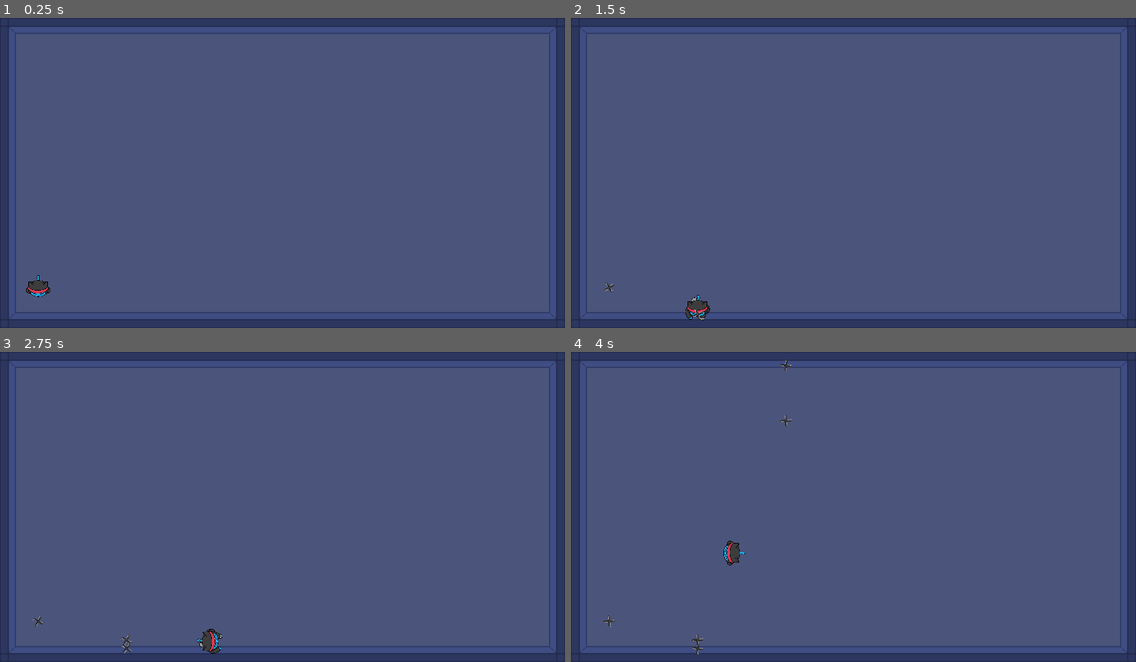
Above: before the commit, frames 1-4 (two rows, left to right).
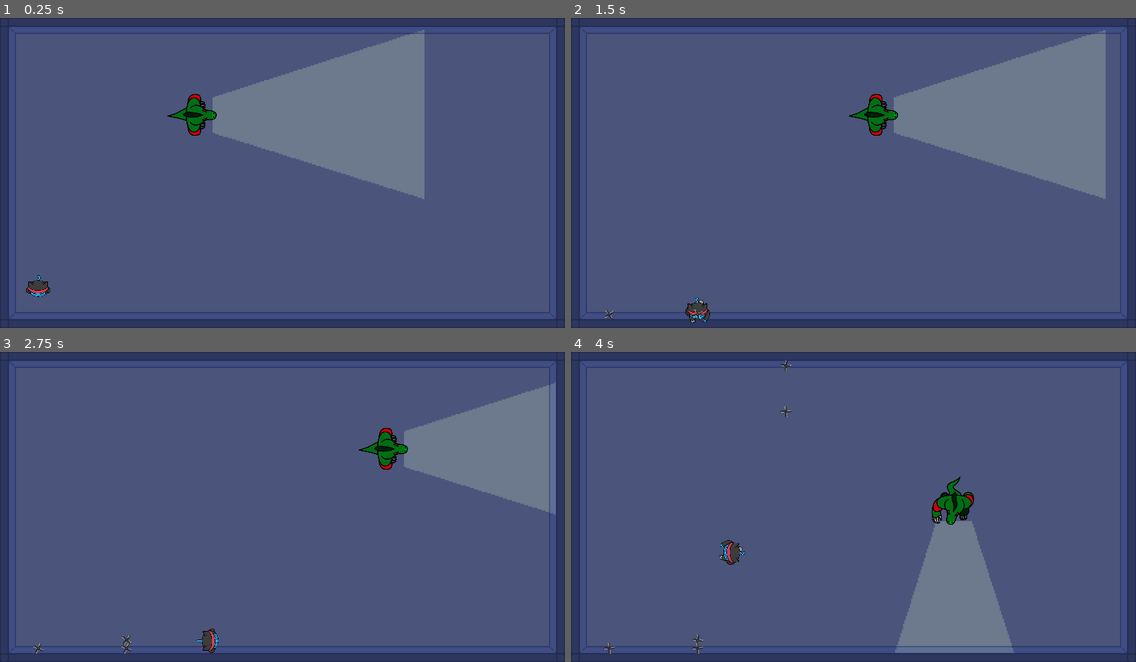
Above: after the commit, the same moments.

Repository: MarcosCastelo/kory-the-game
Game: Godot game, scene res://Game.tscn
The game is run twice, just before and just after one commit, with the same random seed, the same clock (stepped at 60 frames per second) and the same inputs.
Inputs:
- Up to frame 1 (0.25 s): no input
- Up to frame 2 (1.5 s): hold Right (ui_right) 0.53-1.28 s; hold Z (ui_shuriken) 0.53-1.28 s; hold Down (ui_down) from 1.28 s (still down); tap Z (ui_shuriken) at 1.35 s
- Up to frame 3 (2.75 s): release Down (ui_down) at 2.03 s; hold Right (ui_right) from 2.03 s (still down); hold Z (ui_shuriken) from 2.03 s (still down)
- Up to frame 4 (4 s): release Right (ui_right) at 2.78 s; release Z (ui_shuriken) at 2.78 s; hold Up (ui_up) 2.78-3.53 s; tap Z (ui_shuriken) at 2.85 s; hold Left (ui_left) from 3.53 s (still down); hold Z (ui_shuriken) from 3.53 s (still down)

The runs differ from the first frame. In frame 1, 13% of the frame differs, in the area x 6-76%, y 3-85%; in frame 2, 13%, in the area x 5-95%, y 3-99%; in frame 3, 7.9%; in frame 4, 6.6%.
Error before the commit: Invalid operands 'Nil' and 'int' in operator '*'. (res://shuriken/scripts/shuriken.gd:13)

Commit message:
Jacaré implementado com visão utilizando raycast

Diff:
--- a/Game.tscn
+++ b/Game.tscn
@@ -1,40 +1,66 @@
-[gd_scene load_steps=12 format=2]
-
-[ext_resource path="res://kury/Player.tscn" type="PackedScene" id=1]
-[ext_resource path="res://tiles/tileset.png" type="Texture" id=2]
+[gd_scene load_steps=21 format=2]
+
+[ext_resource path="res://tiles/tileset.png" type="Texture" id=1]
+[ext_resource path="res://kury/Player.tscn" type="PackedScene" id=2]
+[ext_resource path="res://enemys/Enemy.tscn" type="PackedScene" id=3]
+
+[sub_resource type="OccluderPolygon2D" id=10]
+polygon = PoolVector2Array( 32, 32, 32, 32, 32, 64, 32, 96, 0, 96, 0, 64, 0, 0, 96, 0, 96, 32 )
 
 [sub_resource type="ConvexPolygonShape2D" id=1]
 points = PoolVector2Array( 32, 32, 32, 96, 0, 96, 0, 0, 96, 0, 96, 32 )
 
+[sub_resource type="OccluderPolygon2D" id=11]
+polygon = PoolVector2Array( 0, 32, 64, 32, 96, 32, 96, 0, 0, 0 )
+
 [sub_resource type="ConvexPolygonShape2D" id=2]
 points = PoolVector2Array( 0, 0, 96, 0, 96, 32, 0, 32 )
 
+[sub_resource type="OccluderPolygon2D" id=12]
+polygon = PoolVector2Array( 0, 32, 64, 32, 64, 96, 96, 96, 96, 0, 0, 0 )
+
 [sub_resource type="ConvexPolygonShape2D" id=3]
 points = PoolVector2Array( 0, 0, 96, 0, 96, 96, 64, 96, 64, 32, 0, 32 )
 
+[sub_resource type="OccluderPolygon2D" id=13]
+polygon = PoolVector2Array( 32, 96, 0, 96, 0, 0, 32, 0 )
+
 [sub_resource type="ConvexPolygonShape2D" id=4]
 points = PoolVector2Array( 32, 0, 32, 96, 0, 96, 0, 0 )
 
+[sub_resource type="OccluderPolygon2D" id=14]
+polygon = PoolVector2Array( 64, 0, 96, 0, 96, 96, 64, 96 )
+
 [sub_resource type="ConvexPolygonShape2D" id=5]
 points = PoolVector2Array( 96, 0, 96, 96, 64, 96, 64, 0 )
 
+[sub_resource type="OccluderPolygon2D" id=15]
+polygon = PoolVector2Array( 96, 64, 96, 96, 0, 96, 0, 0, 32, 0, 32, 64 )
+
 [sub_resource type="ConvexPolygonShape2D" id=6]
 points = PoolVector2Array( 96, 64, 96, 96, 0, 96, 0, 32, 0, 0, 32, 0, 32, 64 )
 
+[sub_resource type="OccluderPolygon2D" id=16]
+polygon = PoolVector2Array( 96, 64, 96, 96, 32, 96, 0, 96, 0, 64 )
+
 [sub_resource type="ConvexPolygonShape2D" id=7]
 points = PoolVector2Array( 96, 64, 96, 64, 96, 64, 96, 96, 0, 96, 0, 64 )
 
+[sub_resource type="OccluderPolygon2D" id=17]
+polygon = PoolVector2Array( 64, 0, 96, 0, 96, 96, 0, 96, 0, 64, 64, 64 )
+
 [sub_resource type="ConvexPolygonShape2D" id=8]
 points = PoolVector2Array( 96, 0, 96, 96, 0, 96, 0, 64, 64, 64, 64, 0 )
 
 [sub_resource type="TileSet" id=9]
 0/name = "tileset.png 0"
-0/texture = ExtResource( 2 )
+0/texture = ExtResource( 1 )
 0/tex_offset = Vector2( 0, 0 )
 0/modulate = Color( 1, 1, 1, 1 )
 0/region = Rect2( 0, 0, 96, 96 )
 0/tile_mode = 0
 0/occluder_offset = Vector2( 0, 0 )
+0/occluder = SubResource( 10 )
 0/navigation_offset = Vector2( 0, 0 )
 0/shapes = [ {
 "autotile_coord": Vector2( 0, 0 ),
@@ -45,12 +71,13 @@
 } ]
 0/z_index = 0
 1/name = "tileset.png 1"
-1/texture = ExtResource( 2 )
+1/texture = ExtResource( 1 )
 1/tex_offset = Vector2( 0, 0 )
 1/modulate = Color( 1, 1, 1, 1 )
 1/region = Rect2( 96, 0, 96, 96 )
 1/tile_mode = 0
 1/occluder_offset = Vector2( 0, 0 )
+1/occluder = SubResource( 11 )
 1/navigation_offset = Vector2( 0, 0 )
 1/shapes = [ {
 "autotile_coord": Vector2( 0, 0 ),
@@ -61,12 +88,13 @@
 } ]
 1/z_index = 0
 2/name = "tileset.png 2"
-2/texture = ExtResource( 2 )
+2/texture = ExtResource( 1 )
 2/tex_offset = Vector2( 0, 0 )
 2/modulate = Color( 1, 1, 1, 1 )
 2/region = Rect2( 192, 0, 96, 96 )
 2/tile_mode = 0
 2/occluder_offset = Vector2( 0, 0 )
+2/occluder = SubResource( 12 )
 2/navigation_offset = Vector2( 0, 0 )
 2/shapes = [ {
 "autotile_coord": Vector2( 0, 0 ),
@@ -77,12 +105,13 @@
 } ]
 2/z_index = 0
 3/name = "tileset.png 3"
-3/texture = ExtResource( 2 )
+3/texture = ExtResource( 1 )
 3/tex_offset = Vector2( 0, 0 )
 3/modulate = Color( 1, 1, 1, 1 )
 3/region = Rect2( 0, 96, 96, 96 )
 3/tile_mode = 0
 3/occluder_offset = Vector2( 0, 0 )
+3/occluder = SubResource( 13 )
 3/navigation_offset = Vector2( 0, 0 )
 3/shapes = [ {
 "autotile_coord": Vector2( 0, 0 ),
@@ -103,12 +132,13 @@
 4/shapes = [  ]
 4/z_index = 0
 5/name = "tileset.png 5"
-5/texture = ExtResource( 2 )
+5/texture = ExtResource( 1 )
 5/tex_offset = Vector2( 0, 0 )
 5/modulate = Color( 1, 1, 1, 1 )
 5/region = Rect2( 192, 96, 96, 96 )
 5/tile_mode = 0
 5/occluder_offset = Vector2( 0, 0 )
+5/occluder = SubResource( 14 )
 5/navigation_offset = Vector2( 0, 0 )
 5/shapes = [ {
 "autotile_coord": Vector2( 0, 0 ),
@@ -119,12 +149,13 @@
 } ]
 5/z_index = 0
 6/name = "tileset.png 6"
-6/texture = ExtResource( 2 )
+6/texture = ExtResource( 1 )
 6/tex_offset = Vector2( 0, 0 )
 6/modulate = Color( 1, 1, 1, 1 )
 6/region = Rect2( 0, 192, 96, 96 )
 6/tile_mode = 0
 6/occluder_offset = Vector2( 0, 0 )
+6/occluder = SubResource( 15 )
 6/navigation_offset = Vector2( 0, 0 )
 6/shapes = [ {
 "autotile_coord": Vector2( 0, 0 ),
@@ -135,12 +166,13 @@
 } ]
 6/z_index = 0
 7/name = "tileset.png 7"
-7/texture = ExtResource( 2 )
+7/texture = ExtResource( 1 )
 7/tex_offset = Vector2( 0, 0 )
 7/modulate = Color( 1, 1, 1, 1 )
 7/region = Rect2( 96, 192, 96, 96 )
 7/tile_mode = 0
 7/occluder_offset = Vector2( 0, 0 )
+7/occluder = SubResource( 16 )
 7/navigation_offset = Vector2( 0, 0 )
 7/shapes = [ {
 "autotile_coord": Vector2( 0, 0 ),
@@ -151,12 +183,13 @@
 } ]
 7/z_index = 0
 8/name = "tileset.png 8"
-8/texture = ExtResource( 2 )
+8/texture = ExtResource( 1 )
 8/tex_offset = Vector2( 0, 0 )
 8/modulate = Color( 1, 1, 1, 1 )
 8/region = Rect2( 192, 192, 96, 96 )
 8/tile_mode = 0
 8/occluder_offset = Vector2( 0, 0 )
+8/occluder = SubResource( 17 )
 8/navigation_offset = Vector2( 0, 0 )
 8/shapes = [ {
 "autotile_coord": Vector2( 0, 0 ),
@@ -168,9 +201,6 @@
 8/z_index = 0
 
 [node name="Game" type="Node2D"]
-
-[node name="Player" parent="." instance=ExtResource( 1 )]
-position = Vector2( 130.131, 917.76 )
 
 [node name="TileMap" type="TileMap" parent="."]
 tile_set = SubResource( 9 )
@@ -180,3 +210,12 @@
 collision_mask = 3
 format = 1
 tile_data = PoolIntArray( 0, 0, 0, 1, 1, 0, 2, 1, 0, 3, 1, 0, 4, 1, 0, 5, 1, 0, 6, 1, 0, 7, 1, 0, 8, 1, 0, 9, 1, 0, 10, …(2877 unchanged characters)…
+
+[node name="Player" parent="." instance=ExtResource( 2 )]
+position = Vector2( 130.131, 917.76 )
+z_index = 0
+
+[node name="Enemy" parent="." instance=ExtResource( 3 )]
+position = Vector2( 579.293, 328.366 )
+scale = Vector2( 1.5, 1.5 )
+points = [ Vector2( 0, 0 ), Vector2( 500, 0 ), Vector2( 500, 500 ), Vector2( 0, 500 ) ]
--- /dev/null
+++ b/enemys/Enemy.gd
@@ -0,0 +1,62 @@
+extends Node2D
+
+export(Array, Vector2) var points
+var ponto_atual = 0
+var ponto_proximo = 1
+var speed = 300
+var movendo = true
+var x
+onready var enemyBody = get_node("EnemyBody")
+onready var timer = get_node("Timer")
+onready var raycast = get_node("EnemyBody/RayCast2D")
+onready var player = get_parent().get_node("Player/PlayerBody")
+var ray = false
+
+
+func _ready():
+	x = points[ponto_proximo] - points[ponto_atual]
+	x = x.normalized()
+	set_process(true)
+
+
+# warning-ignore:unused_argument
+func _process(delta):
+	if ray:
+		change_rotation(player)
+		if raycast.is_colliding():
+			if raycast.get_collider() == player :
+				ray = false
+				print("morreu")
+
+
+
+
+	if movendo:
+		enemyBody.get_node("AnimatedSprite").play("walk")
+		enemyBody.move_and_slide(x * speed)
+		enemyBody.rotation_degrees = rad2deg(x.angle()) - 90
+		if enemyBody.position.distance_to(points[ponto_proximo]) < 20 :
+			ponto_atual = ponto_proximo
+			ponto_proximo += 1
+			if points.size() == ponto_proximo:
+				ponto_proximo = 0
+			enemyBody.get_node("AnimatedSprite").play("idle")
+			movendo = false
+			x = points[ponto_proximo] - points[ponto_atual]
+			x = x.normalized()
+			timer.start()
+
+
+func _on_Timer_timeout():
+	movendo = true
+
+func _on_Area2D_body_entered(body):
+	if body.name == "PlayerBody":
+		ray = true
+		raycast.cast_to = Vector2(550,0)
+		change_rotation(body)
+
+
+
+func change_rotation(target):
+	raycast.rotation_degrees = rad2deg(enemyBody.get_angle_to(target.global_position))
--- a/enemys/Enemy.tscn
+++ b/enemys/Enemy.tscn
@@ -1,35 +1,68 @@
-[gd_scene load_steps=7 format=2]
+[gd_scene load_steps=9 format=2]
 
-[ext_resource path="res://enemys/sprites/run/kury1.png" type="Texture" id=1]
-[ext_resource path="res://enemys/sprites/run/kury2.png" type="Texture" id=2]
-[ext_resource path="res://enemys/sprites/run/kury3.png" type="Texture" id=3]
+[ext_resource path="res://enemys/Enemy.gd" type="Script" id=1]
+[ext_resource path="res://enemys/sprites/run/jacare2.png" type="Texture" id=2]
+[ext_resource path="res://enemys/sprites/run/jacare1.png" type="Texture" id=3]
+[ext_resource path="res://enemys/sprites/run/jacare3.png" type="Texture" id=4]
+[ext_resource path="res://light/light.png" type="Texture" id=5]
 
-[sub_resource type="CircleShape2D" id=1]
-
-[sub_resource type="CanvasItemMaterial" id=2]
-blend_mode = 2
+[sub_resource type="CircleShape2D" id=5]
+radius = 45.0
 
 [sub_resource type="SpriteFrames" id=3]
 animations = [ {
-"frames": [  ],
+"frames": [ ExtResource( 2 ) ],
 "loop": true,
 "name": "idle",
 "speed": 5.0
 }, {
-"frames": [ ExtResource( 1 ), ExtResource( 2 ), ExtResource( 3 ) ],
+"frames": [ ExtResource( 3 ), ExtResource( 2 ), ExtResource( 4 ) ],
 "loop": true,
 "name": "walk",
 "speed": 5.0
 } ]
 
+[sub_resource type="OccluderPolygon2D" id=4]
+polygon = PoolVector2Array( -14.4078, -41.0549, 0.0520706, -44.6698, 17.2232, -40.8289, 45.6911, -36.7621, 48.1764, -14.3944, 60.3769, 6.39163, 47.7245, 13.1697, 34.6202, 27.8555, 9.54137, 36.8929, -6.95193, 37.3448, -24.349, 33.052, -41.2942, 18.3662, -60.2727, 9.78066, -51.9131, -9.6498, -49.8797, -35.4065, -30.9011, -37.6658 )
+
 [node name="Enemy" type="Node2D"]
+script = ExtResource( 1 )
+points = [ Vector2( 0, 0 ) ]
 
-[node name="KinematicBody2D" type="KinematicBody2D" parent="."]
+[node name="EnemyBody" type="KinematicBody2D" parent="."]
+collision_layer = 3
+collision_mask = 3
 
-[node name="CollisionShape2D" type="CollisionShape2D" parent="KinematicBody2D"]
-shape = SubResource( 1 )
+[node name="CollisionShape2D" type="CollisionShape2D" parent="EnemyBody"]
+shape = SubResource( 5 )
 
-[node name="AnimatedSprite" type="AnimatedSprite" parent="KinematicBody2D"]
-material = SubResource( 2 )
+[node name="AnimatedSprite" type="AnimatedSprite" parent="EnemyBody"]
+position = Vector2( -1.35561, 0.225937 )
+scale = Vector2( 0.3, 0.3 )
 frames = SubResource( 3 )
 animation = "idle"
+
+[node name="LightOccluder2D" type="LightOccluder2D" parent="EnemyBody"]
+occluder = SubResource( 4 )
+
+[node name="Light2D" type="Light2D" parent="EnemyBody"]
+position = Vector2( 0, 45 )
+texture = ExtResource( 5 )
+offset = Vector2( 0, 240 )
+color = Color( 0.921569, 0.878431, 0.423529, 0.545098 )
+shadow_enabled = true
+
+[node name="Area2D" type="Area2D" parent="EnemyBody"]
+position = Vector2( 0, 45 )
+
+[node name="CollisionPolygon2D" type="CollisionPolygon2D" parent="EnemyBody/Area2D"]
+position = Vector2( -0.583977, 0 )
+polygon = PoolVector2Array( -44.6633, 9.9973, -48.1672, 21.2876, -192.899, 477.719, 189.639, 479.443, 39.2349, -0.124992, -40.1861, 0.264328 )
+
+[node name="RayCast2D" type="RayCast2D" parent="EnemyBody"]
+enabled = true
+cast_to = Vector2( 0, 0 )
+
+[node name="Timer" type="Timer" parent="."]
+[connection signal="body_entered" from="EnemyBody/Area2D" to="." method="_on_Area2D_body_entered"]
+[connection signal="timeout" from="Timer" to="." method="_on_Timer_timeout"]
--- a/kury/Player.gd
+++ b/kury/Player.gd
@@ -3,7 +3,7 @@
 var speed = 400
 var x = 0
 var y = 0
-var dir
+var dir = Vector2(0, 1)
 onready var shuriken = preload("res://shuriken/Shuriken.tscn")
 
 
@@ -49,7 +49,7 @@
 func shuriken():
 	var i_shuriken = shuriken.instance()
 	get_parent().add_child(i_shuriken)
-	i_shuriken.set_position(position)
+	get_node("AnimatedSprite").play("throw")
+	i_shuriken.set_position(position + dir * 30)
 	i_shuriken.get_node("KinematicBody2D").direction = dir
-
 	print(i_shuriken.get_position())
--- a/kury/Player.tscn
+++ b/kury/Player.tscn
@@ -1,39 +1,53 @@
-[gd_scene load_steps=8 format=2]
+[gd_scene load_steps=12 format=2]
 
 [ext_resource path="res://kury/Player.gd" type="Script" id=1]
 [ext_resource path="res://kury/sprites/idle/kury3.png" type="Texture" id=2]
-[ext_resource path="res://kury/sprites/run/kury1.png" type="Texture" id=3]
-[ext_resource path="res://kury/sprites/run/kury2.png" type="Texture" id=4]
-[ext_resource path="res://kury/sprites/run/kury3.png" type="Texture" id=5]
+[ext_resource path="res://kury/sprites/idle/kury5.png" type="Texture" id=3]
+[ext_resource path="res://kury/sprites/idle/kury6.png" type="Texture" id=4]
+[ext_resource path="res://kury/sprites/run/kury1.png" type="Texture" id=5]
+[ext_resource path="res://kury/sprites/run/kury3.png" type="Texture" id=6]
+[ext_resource path="res://kury/sprites/run/kury2.png" type="Texture" id=7]
+[ext_resource path="res://kury/sprites/throw/kury4.png" type="Texture" id=8]
 
 [sub_resource type="SpriteFrames" id=1]
 animations = [ {
-"frames": [ ExtResource( 2 ) ],
+"frames": [ ExtResource( 2 ), ExtResource( 3 ), ExtResource( 2 ), ExtResource( 4 ) ],
 "loop": true,
 "name": "idle",
 "speed": 5.0
 }, {
-"frames": [ ExtResource( 3 ), ExtResource( 4 ), ExtResource( 5 ) ],
+"frames": [ ExtResource( 5 ), ExtResource( 6 ), ExtResource( 7 ), ExtResource( 6 ) ],
 "loop": true,
 "name": "walk",
 "speed": 5.0
+}, {
+"frames": [ ExtResource( 8 ), ExtResource( 2 ) ],
+"loop": false,
+"name": "throw",
+"speed": 5.0
 } ]
 
-[sub_resource type="CircleShape2D" id=2]
-radius = 38.9314
+[sub_resource type="RectangleShape2D" id=4]
+extents = Vector2( 40.5326, 30.8086 )
+
+[sub_resource type="OccluderPolygon2D" id=3]
+polygon = PoolVector2Array( -1.69757, -23.7006, 18.7903, -21.1918, 32.5883, -17.4287, 32.1702, -0.703918, 40.1145, 5.98599, 39.6964, 15.1847, 22.5535, 28.1464, -1.27942, 31.0732, -24.2761, 28.5645, -45.1821, 11.8397, -36.8197, -0.703918, -33.4747, -20.7737, -15.0774, -21.1918 )
 
 [node name="Player" type="Node2D"]
 position = Vector2( 747.49, 343.673 )
 z_index = 1
 
-[node name="KinematicBody2D" type="KinematicBody2D" parent="."]
+[node name="PlayerBody" type="KinematicBody2D" parent="."]
 script = ExtResource( 1 )
 
-[node name="AnimatedSprite" type="AnimatedSprite" parent="KinematicBody2D"]
+[node name="AnimatedSprite" type="AnimatedSprite" parent="PlayerBody"]
 position = Vector2( 0, 6 )
 scale = Vector2( 0.2, 0.2 )
 frames = SubResource( 1 )
 animation = "idle"
 
-[node name="CollisionShape2D" type="CollisionShape2D" parent="KinematicBody2D"]
-shape = SubResource( 2 )
+[node name="CollisionShape2D" type="CollisionShape2D" parent="PlayerBody"]
+shape = SubResource( 4 )
+
+[node name="LightOccluder2D" type="LightOccluder2D" parent="PlayerBody"]
+occluder = SubResource( 3 )
Not shown: 1 places in Game.tscn that only renumber resources
Binary file added: enemys/sprites/run/jacare1.png
Not shown, added: enemys/sprites/run/jacare1.png.import
Binary file added: enemys/sprites/run/jacare2.png
Not shown, changed: enemys/sprites/run/jacare2.png.import
Binary file added: enemys/sprites/run/jacare3.png
Not shown, changed: enemys/sprites/run/jacare3.png.import
Binary file removed: enemys/sprites/run/kury1.png
Binary file removed: enemys/sprites/run/kury2.png
Binary file removed: enemys/sprites/run/kury3.png
Binary file added: kury/sprites/idle/kury5.png
Not shown, added: kury/sprites/idle/kury5.png.import
(and 6 more such lines)
